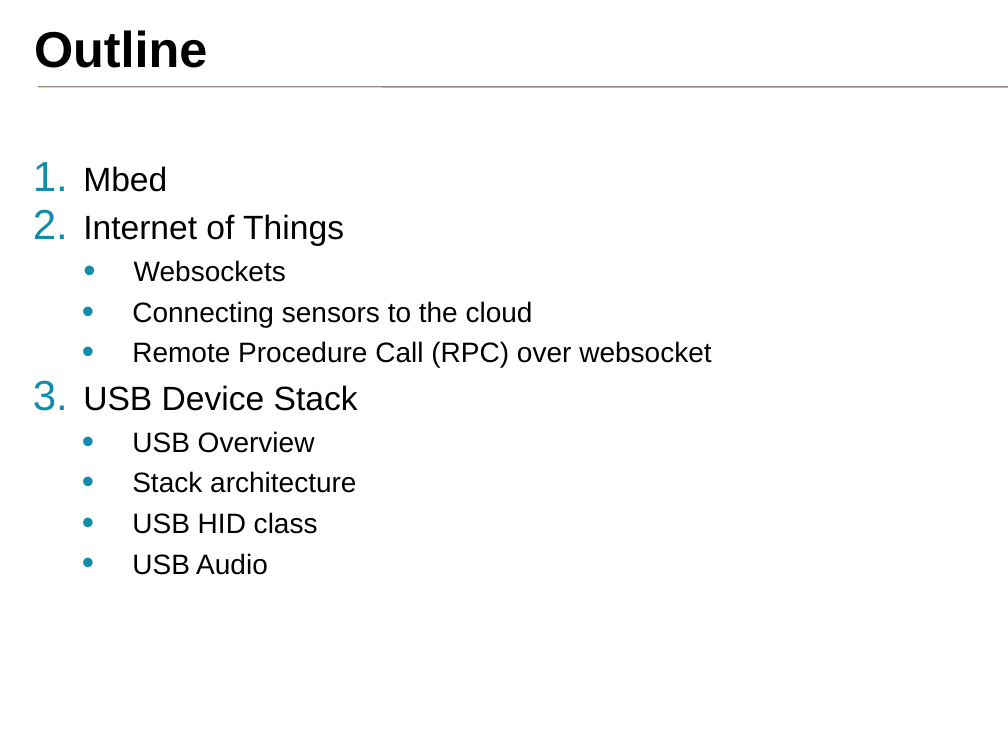
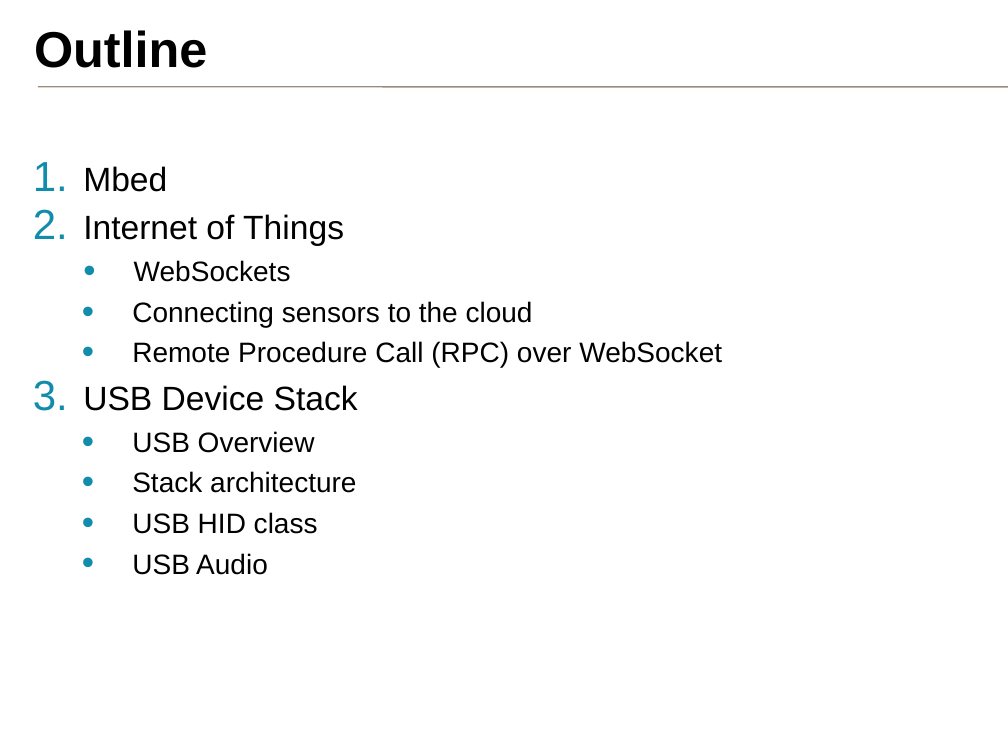
Before and after one commit to samux/ARM-internship-report, a slide deck: slide 2 of presentation_en/pres.pptx. Drawn at 1008x756 pixels with LibreOffice and Linux fonts; fonts in the diff are those of the drawing; background and template pictures are left out. Boxes give left, top, right and bottom in pixels: in the first picture for what was removed or moved away, otherwise in the second. Text is boxed around its words. In the diff, an @@ line names an element or a change of style, - is before the commit and + after.

```diff
--- a/presentation_en/pres.pptx
+++ b/presentation_en/pres.pptx
@@ text at <box>134,260,291,282</box>: text changed @@
-  • Websockets
+  • WebSockets
@@ text at <box>132,341,722,368</box>: text changed @@
-  • Remote Procedure Call (RPC) over websocket
+  • Remote Procedure Call (RPC) over WebSocket
```
Also in this commit, not shown: 2 other slides changed, 5 slides added.
